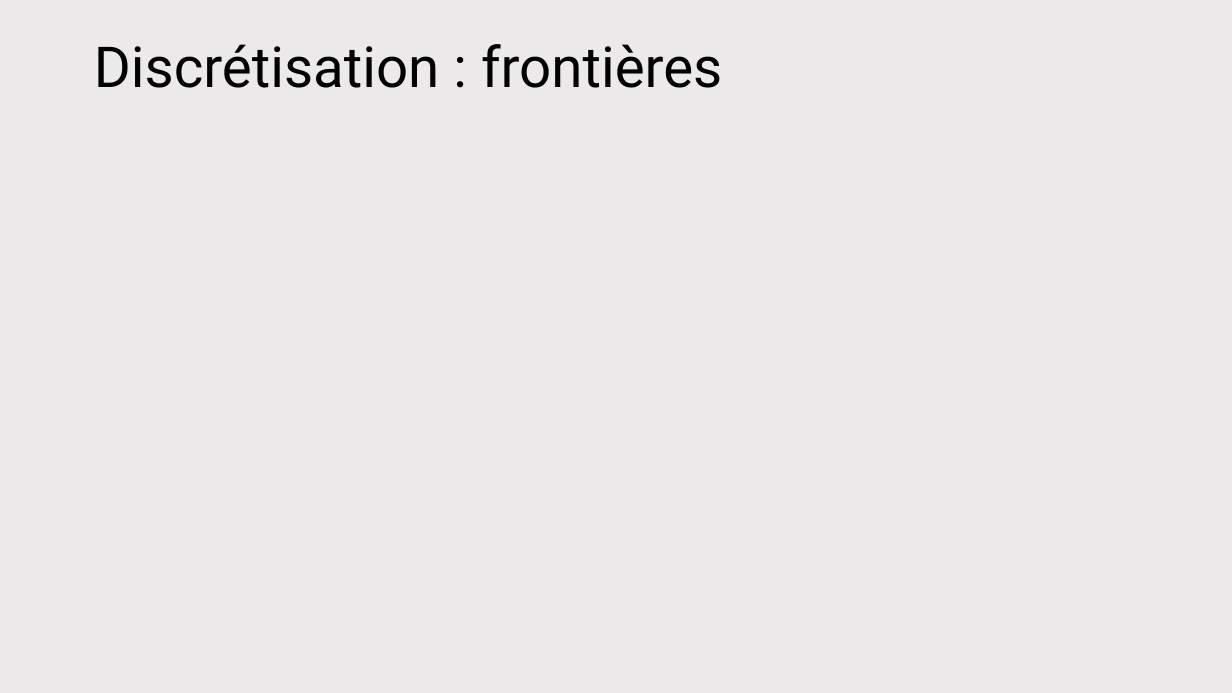
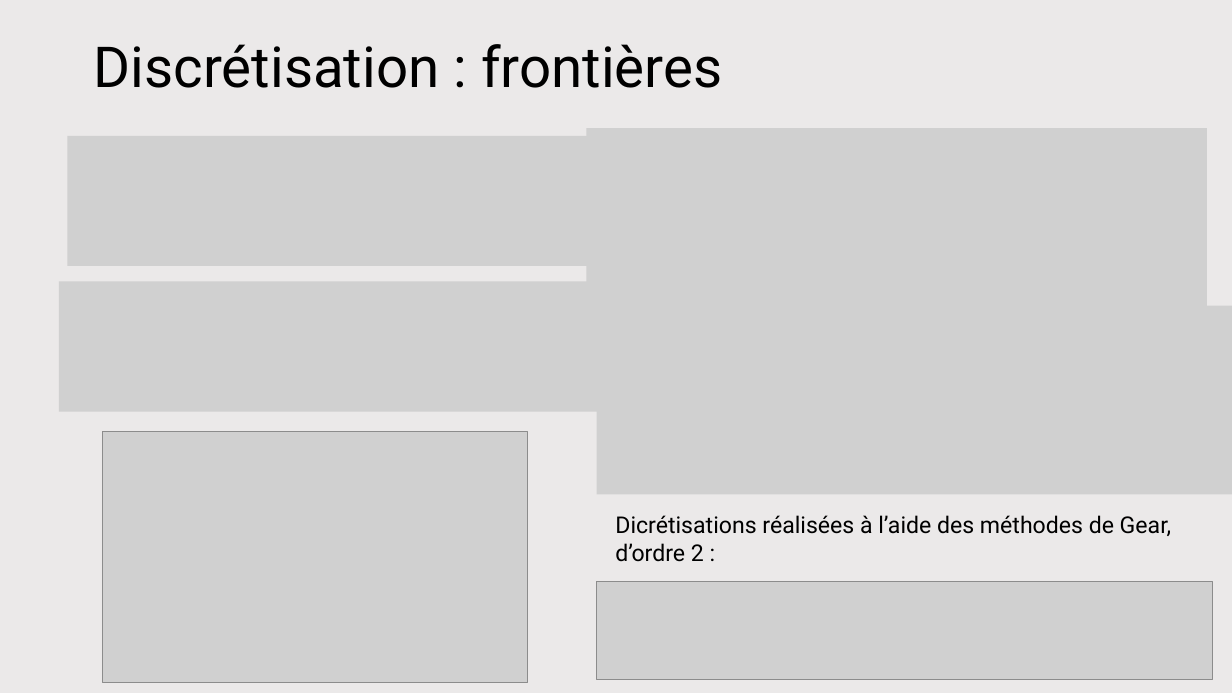
Before and after one commit to antoine-pt/MEC8211, a slide deck: slide 6 of projet_final/projet_final/MEC8211-Projet-final-Presentation.pptx. Drawn at 1232x693 pixels with LibreOffice and Linux fonts; fonts in the diff are those of the drawing; grey boxes stand for pictures. Boxes give left, top, right and bottom in pixels: in the first picture for what was removed or moved away, otherwise in the second. Text is boxed around its words. In the diff, an @@ line names an element or a change of style, - is before the commit and + after.

Commit message:
pwp: ajout de la discrétisation des frontières

```diff
--- a/projet_final/projet_final/MEC8211-Projet-final-Presentation.pptx
+++ b/projet_final/projet_final/MEC8211-Projet-final-Presentation.pptx
@@ picture added at <box>67,136,664,266</box> @@
@@ picture added at <box>587,128,1208,317</box> @@
@@ picture added at <box>59,282,655,412</box> @@
@@ picture added at <box>597,306,1232,494</box> @@
@@ picture added at <box>103,432,528,683</box> @@
@@ text added at <box>615,515,1171,562</box>, 18 pt, text #000000 @@
+Dicrétisations réalisées à l’aide des méthodes de Gear, d’ordre 2 :
@@ picture added at <box>597,581,1214,680</box> @@
```
